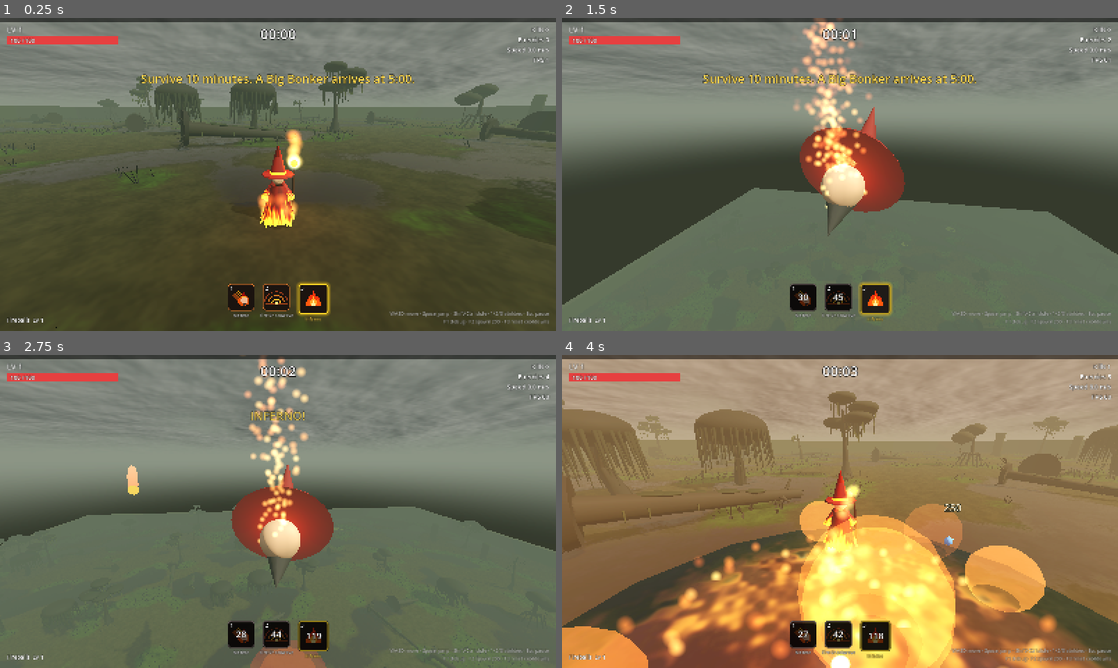
Above: before the commit, frames 1-4 (two rows, left to right).
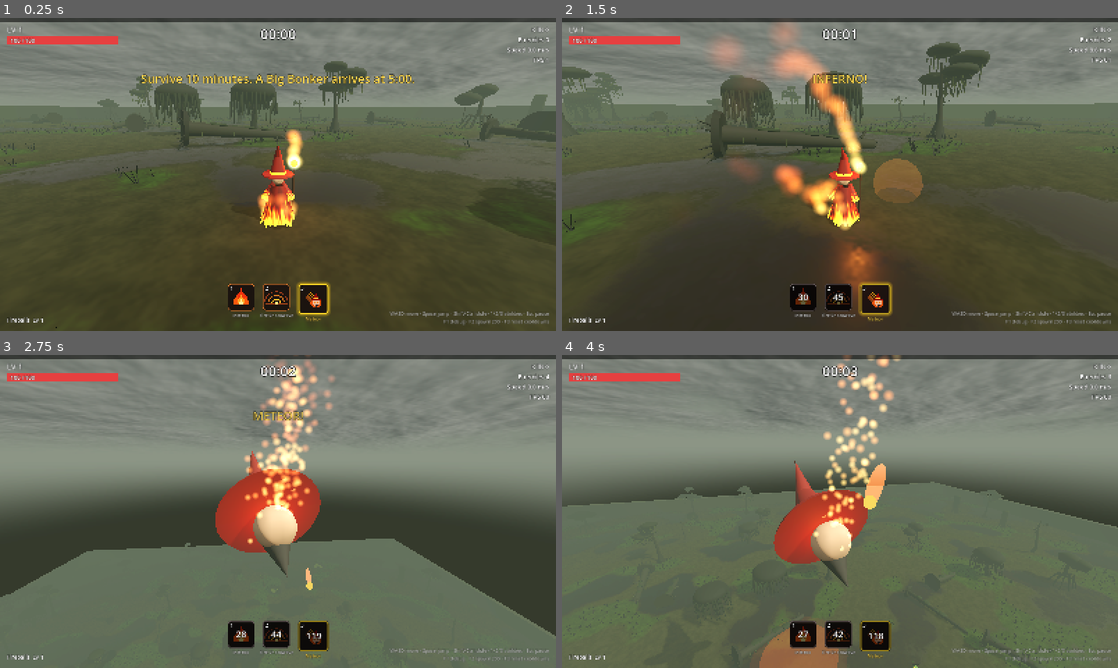
Above: after the commit, the same moments.

Repository: aalkouri/dark_republic
Game: Godot game, scene res://scenes/main.tscn
Same seed, same stepped clock (60 frames per second), same inputs: the game is played once before the commit and once after it.
Inputs (mouse positions are in pixels of both pictures, inside the frame that each line leads up to):
- Up to frame 1 (0.25 s): no input
- Up to frame 2 (1.5 s): tap Enter at 0.5 s; move the mouse to (867, 174) at 0.52 s; hold 1 (ability_1) 0.53-1.28 s; hold W (move_forward) from 0.53 s (still down); click (867, 174) at 0.67 s; tap Space (jump) at 0.77 s; tap 2 (ability_2) at 0.8, 1.35 s; move the mouse to (812, 174) at 1.27 s
- Up to frame 3 (2.75 s): keep holding W (move_forward); tap Space (jump) at 1.52 s; tap 3 (ability_3) at 1.55 s; move the mouse to (289, 505) at 2.02 s; hold 3 (ability_3) from 2.03 s (still down); tap 1 (ability_1) at 2.3 s
- Up to frame 4 (4 s): keep holding W (move_forward); move the mouse to (834, 517) at 2.77 s; release 3 (ability_3) at 2.78 s; tap 1 (ability_1) at 2.85 s; click (834, 517) at 2.92 s; tap Space (jump) at 3.02, 3.77 s; tap 2 (ability_2) at 3.05 s; move the mouse to (878, 514) at 3.52 s; hold 2 (ability_2) from 3.53 s (still down); tap 3 (ability_3) at 3.8 s

The runs differ from the first frame. In frame 1, 0.2% of the frame differs, in the area x 41-58%, y 86-97%; in frame 2, 64%; in frame 3, 20%; in frame 4, 96%, in the area x 0-100%, y 0-100%.

Commit message:
Swap abilities: Meteor is now the ultimate (key 3, 2 min)
- Key 1: Inferno, 30 s cooldown; key 3: Meteor ultimate, 2 min, yellow
  outline; cooldowns moved with the slots
- Named slot constants (Abilities.INFERNO / SHOCKWAVE / METEOR) instead
  of bare indices; Inferno constants renamed from ULT_* to INFERNO_*
- "METEOR!" / "INFERNO!" callouts, settings key labels, README updated
- Test for the new slot layout

Co-Authored-By: Claude Opus 5.5 <noreply@anthropic.com>
Claude-Session: https://claude.ai/code/session_01PDQ6QKomcnumw5VxmLEBbX

Diff:
--- a/scripts/abilities.gd
+++ b/scripts/abilities.gd
@@ -1,19 +1,25 @@
 class_name Abilities
 extends Node3D
 ## The fire wizard's three active abilities (keys 1 / 2 / 3).
-##   1  Meteor        30 s  The wizard vanishes (invulnerable) and becomes a giant flaming copy of
-##                          his own head, which crashes where you aim 3 s later; he reappears
-##                          there. Big AoE damage, then the ground burns for 3 s (3% max HP/s).
+##   1  Inferno        30 s  Ignites every enemy: 5% max HP/s for 10 s. Burning enemies that
+##                           die explode for 50% of their max HP within 2 yd (chains).
 ##   2  Fire Shockwave 45 s  Expanding ring from the floor under you; knocks enemies back 5 yd.
-##   3  Inferno (ult) 120 s  Ignites every enemy: 5% max HP/s for 10 s. Burning enemies that
-##                           die explode for 50% of their max HP within 2 yd (chains).
+##   3  Meteor (ult)  120 s  The wizard vanishes (invulnerable) and becomes a giant flaming copy of
+##                           his own head, which crashes where you aim 3 s later; he reappears
+##                           there. Big AoE damage, then the ground burns for 3 s (3% max HP/s).
+## Slot order lives in DEFS; refer to slots by INFERNO / SHOCKWAVE / METEOR, never by number.
 ## Cooldowns tick in the physics step, so they pause with the game.
 
 signal cast(index: int)
 
 const YARD := 0.9144
 
-const METEOR_COOLDOWN := 30.0
+# Ability slots (index into DEFS / cooldown; key = index + 1)
+const INFERNO := 0
+const SHOCKWAVE := 1
+const METEOR := 2
+
+const METEOR_COOLDOWN := 120.0       # ultimate
 const METEOR_FALL_TIME := 3.0
 const METEOR_RADIUS := 8.0
 const METEOR_DAMAGE := 250.0
@@ -54,16 +60,16 @@
 const SHOCK_DAMAGE := 80.0
 const SHOCK_KNOCKBACK := 5.0 * YARD
 
-const ULT_COOLDOWN := 120.0
-const ULT_BURN_TIME := 10.0
-const ULT_BURN_DPS := 0.05          # of max HP per second
-const ULT_EXPLODE_FRAC := 0.5       # of the dying enemy's max HP
-const ULT_EXPLODE_RADIUS := 2.0 * YARD
+const INFERNO_COOLDOWN := 30.0
+const INFERNO_BURN_TIME := 10.0
+const INFERNO_BURN_DPS := 0.05          # of max HP per second
+const INFERNO_EXPLODE_FRAC := 0.5       # of the dying enemy's max HP
+const INFERNO_EXPLODE_RADIUS := 2.0 * YARD
 
 const DEFS := [
-	{"name": "Meteor", "key": "1", "cooldown": METEOR_COOLDOWN, "ult": false},
+	{"name": "Inferno", "key": "1", "cooldown": INFERNO_COOLDOWN, "ult": false},
 	{"name": "Fire Shockwave", "key": "2", "cooldown": SHOCK_COOLDOWN, "ult": false},
-	{"name": "Inferno", "key": "3", "cooldown": ULT_COOLDOWN, "ult": true},
+	{"name": "Meteor", "key": "3", "cooldown": METEOR_COOLDOWN, "ult": true},
 ]
 
 var stats: Stats
@@ -85,9 +91,9 @@
 	enemies = p_enemies
 	player = p_player
 	fx = p_fx
-	enemies.burn_dps_frac = ULT_BURN_DPS
-	enemies.burn_explode_frac = ULT_EXPLODE_FRAC
-	enemies.burn_explode_radius = ULT_EXPLODE_RADIUS
+	enemies.burn_dps_frac = INFERNO_BURN_DPS
+	enemies.burn_explode_frac = INFERNO_EXPLODE_FRAC
+	enemies.burn_explode_radius = INFERNO_EXPLODE_RADIUS
 
 
 func _ready() -> void:
@@ -116,12 +122,12 @@
 	if i < 0 or i >= DEFS.size() or not is_ready(i):
 		return false
 	match i:
-		0:
+		INFERNO:
+			_cast_inferno()
+		SHOCKWAVE:
+			_cast_shockwave()
+		METEOR:
 			_cast_meteor()
-		1:
-			_cast_shockwave()
-		2:
-			_cast_inferno()
 	cooldown[i] = DEFS[i]["cooldown"]
 	cast.emit(i)
 	return true
@@ -378,7 +384,7 @@
 # ------------------------------------------------------------------ 3: Inferno (ultimate)
 
 func _cast_inferno() -> void:
-	var n := enemies.ignite_all(ULT_BURN_TIME)
+	var n := enemies.ignite_all(INFERNO_BURN_TIME)
 	var at := player.global_position + Vector3(0, 1.0, 0)
 	fx.burst(at, 6.0, Color(1.0, 0.75, 0.25), 0.5)
 	fx.burst(at, 14.0, Color(1.0, 0.3, 0.05), 0.8)
--- a/scripts/hud.gd
+++ b/scripts/hud.gd
@@ -233,7 +233,7 @@
 	bar.alignment = BoxContainer.ALIGNMENT_CENTER
 	bar.add_theme_constant_override("separation", 14)
 	root.add_child(bar)
-	var icons := [AbilitySlot.Icon.METEOR, AbilitySlot.Icon.SHOCKWAVE, AbilitySlot.Icon.INFERNO]
+	var icons := [AbilitySlot.Icon.INFERNO, AbilitySlot.Icon.SHOCKWAVE, AbilitySlot.Icon.METEOR]
 	for i in Abilities.DEFS.size():
 		var d: Dictionary = Abilities.DEFS[i]
 		var col := VBoxContainer.new()
--- a/scripts/main.gd
+++ b/scripts/main.gd
@@ -405,8 +405,11 @@
 func cast_ability(i: int) -> void:
 	if state != "playing":
 		return
-	if abilities.try_cast(i) and i == 2:
-		hud.flash_message("INFERNO!", 2.0)
+	if abilities.try_cast(i):
+		if i == Abilities.INFERNO:
+			hud.flash_message("INFERNO!", 2.0)
+		elif i == Abilities.METEOR:
+			hud.flash_message("METEOR!", 2.0)
 
 
 func resume_from_pause() -> void:
@@ -574,7 +577,7 @@
 					added += 1
 				print("SMOKE stress: added %d enemies, total %d" % [added, enemies.count])
 				abilities.reset_cooldowns()
-				cast_ability(2)
+				cast_ability(Abilities.INFERNO)
 				print("SMOKE inferno: burning %d" % enemies.burning_count())
 				_reset_acc()
 		1:  # stress at ~1400 enemies
--- a/scripts/settings.gd
+++ b/scripts/settings.gd
@@ -16,8 +16,8 @@
 	["move_forward", "Move forward"], ["move_back", "Move back"],
 	["move_left", "Move left"], ["move_right", "Move right"],
 	["jump", "Jump"], ["slide", "Slide"],
-	["ability_1", "Ability 1 - Meteor"], ["ability_2", "Ability 2 - Fire Shockwave"],
-	["ability_3", "Ability 3 - Inferno"], ["pause", "Pause / menu"],
+	["ability_1", "Ability 1 - Inferno"], ["ability_2", "Ability 2 - Fire Shockwave"],
+	["ability_3", "Ultimate - Meteor"], ["pause", "Pause / menu"],
 ]
 
 # Sound
--- a/tools/test_abilities.gd
+++ b/tools/test_abilities.gd
@@ -13,9 +13,9 @@
 	em.rng = rng
 	em.arena_half = 200.0
 	add_child(em)
-	em.burn_dps_frac = Abilities.ULT_BURN_DPS
-	em.burn_explode_frac = Abilities.ULT_EXPLODE_FRAC
-	em.burn_explode_radius = Abilities.ULT_EXPLODE_RADIUS
+	em.burn_dps_frac = Abilities.INFERNO_BURN_DPS
+	em.burn_explode_frac = Abilities.INFERNO_EXPLODE_FRAC
+	em.burn_explode_radius = Abilities.INFERNO_EXPLODE_RADIUS
 	var far := Vector3(0, 0, 50)   # "player" far away so steering is negligible during knockback
 	var dt := 1.0 / 60.0
 
@@ -33,7 +33,7 @@
 	em.count = 0
 	var j := em.spawn(EnemyManager.TANK, Vector3(0, 0, 0), 2.0)
 	var max_hp := em.hp_max[j]
-	em.ignite_all(Abilities.ULT_BURN_TIME)
+	em.ignite_all(Abilities.INFERNO_BURN_TIME)
 	for f in 60 * 12:
 		em.tick(dt, em.pos[j])   # standing on the player = no movement
 	var lost := (max_hp - em.hp[j]) / max_hp
@@ -97,6 +97,10 @@
 	_check("drop odds ~30/50/20", absf(tally[0] / 200.0 - 30.0) < 1.5 and absf(tally[1] / 200.0 - 50.0) < 1.5 and absf(tally[2] / 200.0 - 20.0) < 1.5,
 		"%.1f / %.1f / %.1f %%" % [tally[0] / 200.0, tally[1] / 200.0, tally[2] / 200.0])
 
+	var d_inf: Dictionary = Abilities.DEFS[Abilities.INFERNO]
+	var d_met: Dictionary = Abilities.DEFS[Abilities.METEOR]
+	_check("slot 1 is Inferno, 30 s", d_inf["key"] == "1" and d_inf["name"] == "Inferno" and d_inf["cooldown"] == 30.0 and not d_inf["ult"], str(d_inf))
+	_check("slot 3 is the Meteor ultimate, 2 min", d_met["key"] == "3" and d_met["name"] == "Meteor" and d_met["cooldown"] == 120.0 and d_met["ult"], str(d_met))
 	ab.cooldown = PackedFloat32Array([20.0, 40.0, 100.0])
 	pm._apply(PotionManager.PURPLE)
 	_check("purple cuts 30% of each full cooldown", is_equal_approx(ab.cooldown[0], 11.0) and is_equal_approx(ab.cooldown[1], 26.5) and is_equal_approx(ab.cooldown[2], 64.0),
--- a/tools/test_swamp.gd
+++ b/tools/test_swamp.gd
@@ -100,7 +100,7 @@
 	for f in 5:
 		await get_tree().physics_frame
 	var cast_from := player.global_position
-	ab.try_cast(0)
+	ab.try_cast(Abilities.METEOR)
 	var target: Vector3 = ab._meteors[0]["target"]
 	_check("meteor: wizard vanishes", player.meteor_form and not player.model.visible, "form %s visible %s" % [player.meteor_form, player.model.visible])
 	player.invuln = 0.0
Not shown, changed: README.md
